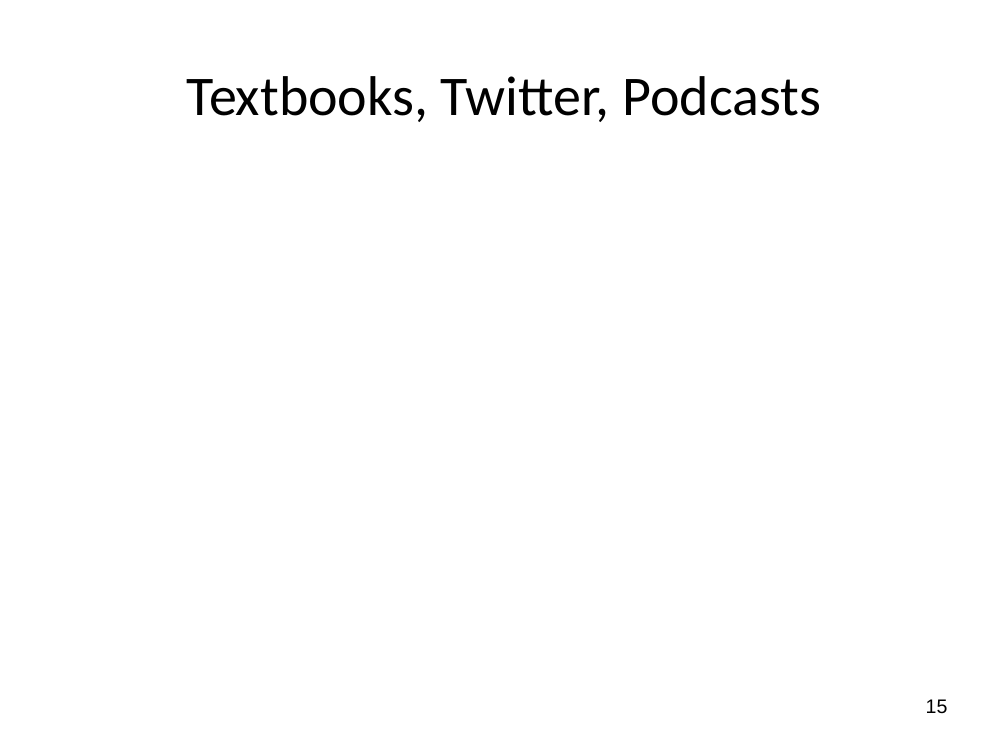
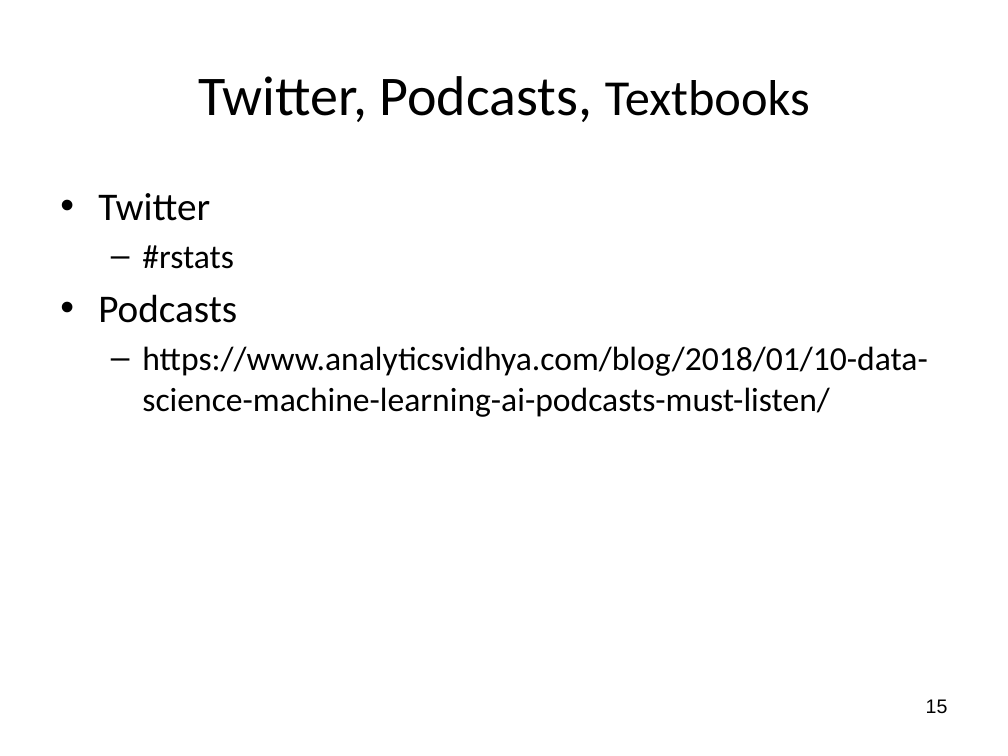
Before and after one commit to wsphd/datajam2018, a slide deck: slide 15 of dj2018.pptx. Drawn at 1008x756 pixels with LibreOffice and Linux fonts; fonts in the diff are those of the drawing. Boxes give left, top, right and bottom in pixels: in the first picture for what was removed or moved away, otherwise in the second. Text is boxed around its words. In the diff, an @@ line names an element or a change of style, - is before the commit and + after.

```diff
--- a/dj2018.pptx
+++ b/dj2018.pptx
@@ title at <box>198,76,810,122</box>: text changed @@
-Textbooks, Twitter, Podcasts
+Twitter, Podcasts, Textbooks
@@ text added at <box>98,193,927,417</box>, 24 pt, text #000000 @@
+• Twitter
+  – #rstats
+• Podcasts
+  – https://www.analyticsvidhya.com/blog/2018/01/10-data-science-machine-learning-ai-podcasts-must-listen/
```
Also in this commit, not shown: 3 other slides changed, 2 slides removed, 1 other file.
